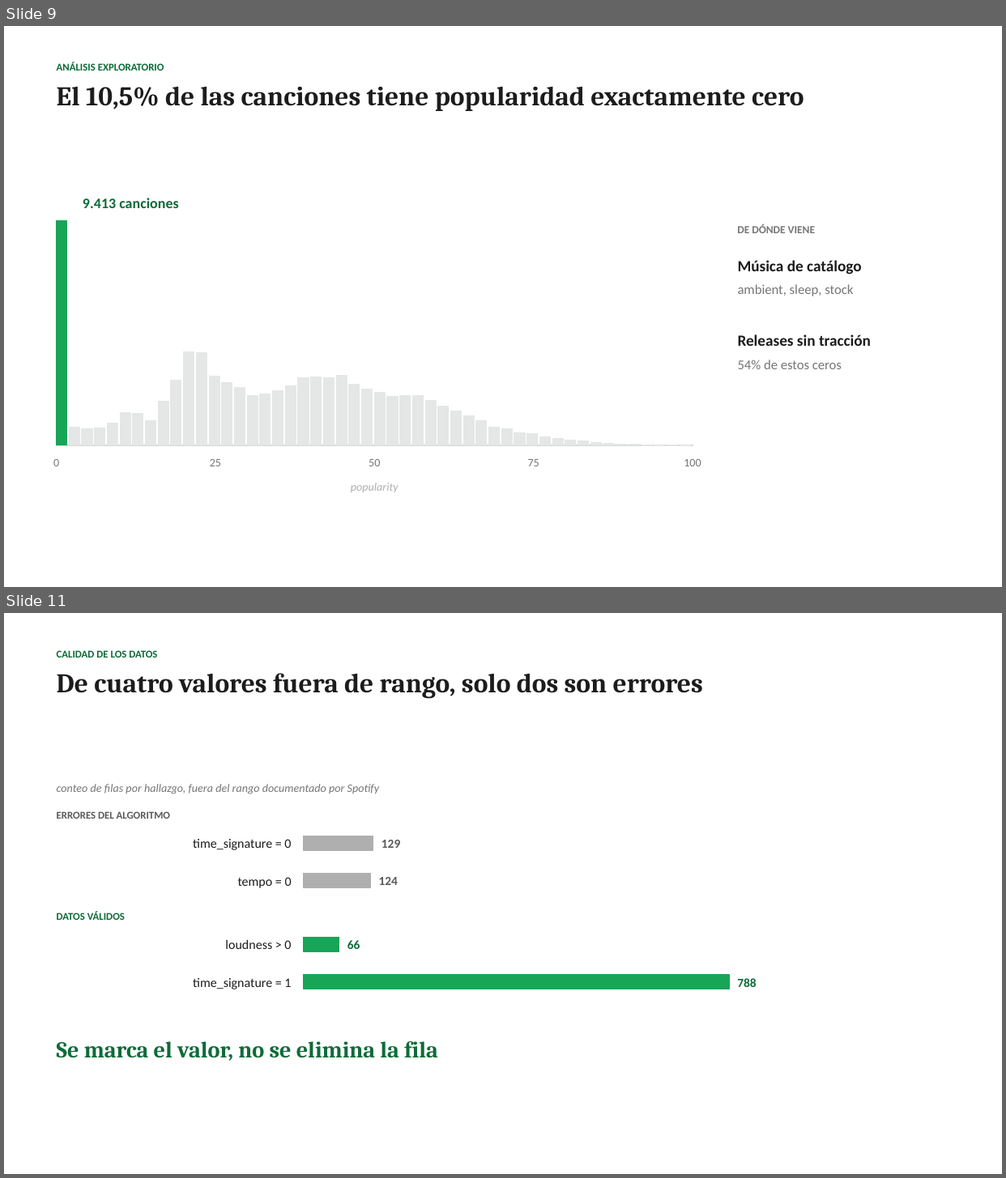
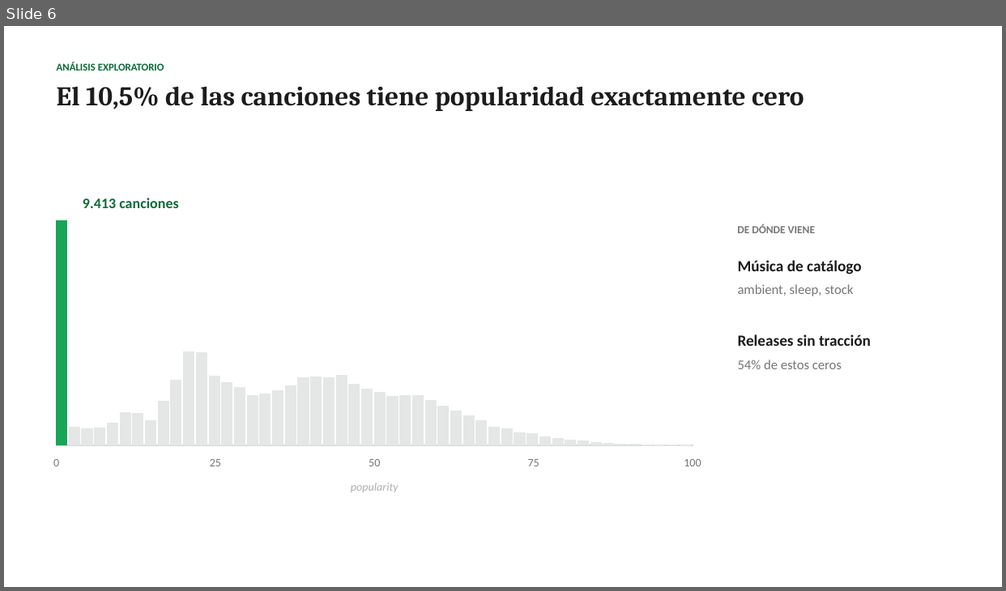
Before and after one commit to Felipe-Ahumada/Spotify-Tracks-Dataset, a slide deck: docs/EP1_Spotify_Presentacion_1.pptx. Shown one above the other, each under a label of ours: slides 9 and 11 before the commit, slide 6 after it; the slides between them are not shown. The pictures are 1006x1178 and 1006x591 pixels, drawn with LibreOffice and Linux fonts; fonts in the diff are those of the drawing. Boxes give left, top, right and bottom in pixels: in the first picture for what was removed or moved away, otherwise in the second. Text is boxed around its words. In the diff, an @@ line names an element or a change of style, - is before the commit and + after.

```diff
--- a/docs/EP1_Spotify_Presentacion_1.pptx
+++ b/docs/EP1_Spotify_Presentacion_1.pptx
@@ slide 11 removed at [4,613,1002,1174], background #FFFFFF @@
@@ text removed at [57,650,157,658] @@
-CALIDAD DE LOS DATOS
@@ text removed at [57,673,703,698] @@
-De cuatro valores fuera de rango, solo dos son errores
@@ text removed at [57,784,379,794] @@
-conteo de filas por hallazgo, fuera del rango documentado por Spotify
@@ text removed at [57,811,171,819] @@
-ERRORES DEL ALGORITMO
@@ text removed at [193,839,291,850] @@
-time_signature = 0
@@ rectangle removed at [304,836,373,850] @@
@@ text removed at [381,840,400,848] @@
-129
@@ text removed at [238,877,292,888] @@
-tempo = 0
@@ rectangle removed at [304,874,370,888] @@
@@ text removed at [379,877,398,885] @@
-124
@@ text removed at [57,911,125,920] @@
-DATOS VÁLIDOS
@@ text removed at [225,940,291,949] @@
-loudness > 0
@@ rectangle removed at [304,938,339,952] @@
@@ text removed at [347,940,360,949] @@
-66
@@ rectangle removed at [304,975,730,990] @@
@@ text removed at [193,978,291,990] @@
-time_signature = 1
@@ text removed at [737,978,756,987] @@
-788
@@ text removed at [57,1041,438,1061] @@
-Se marca el valor, no se elimina la fila
@@ what was slide 9 is now slide 6 @@
```
Also in this commit, not shown: 5 slides changed, 5 slides added, 10 other slides removed, 7 other files.
